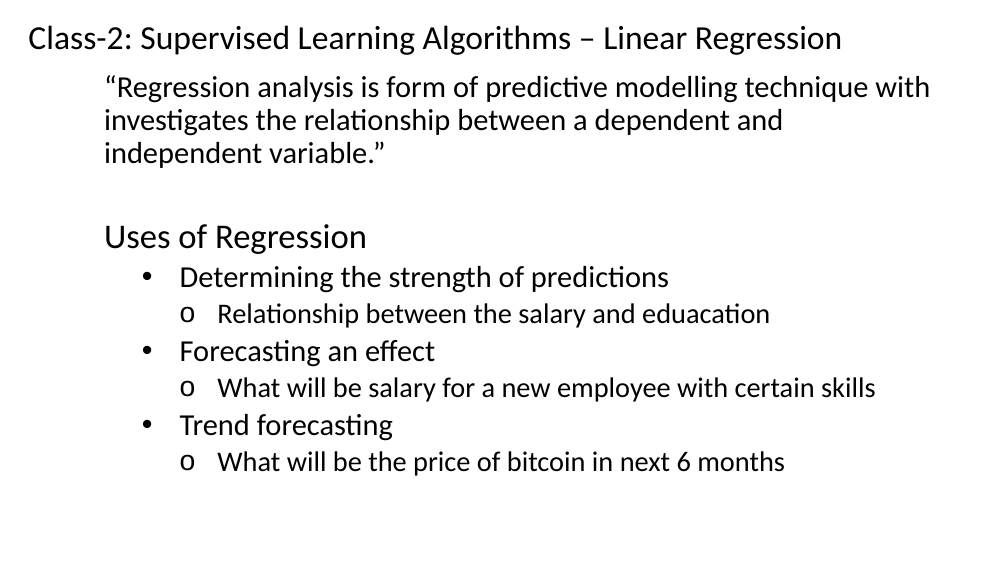
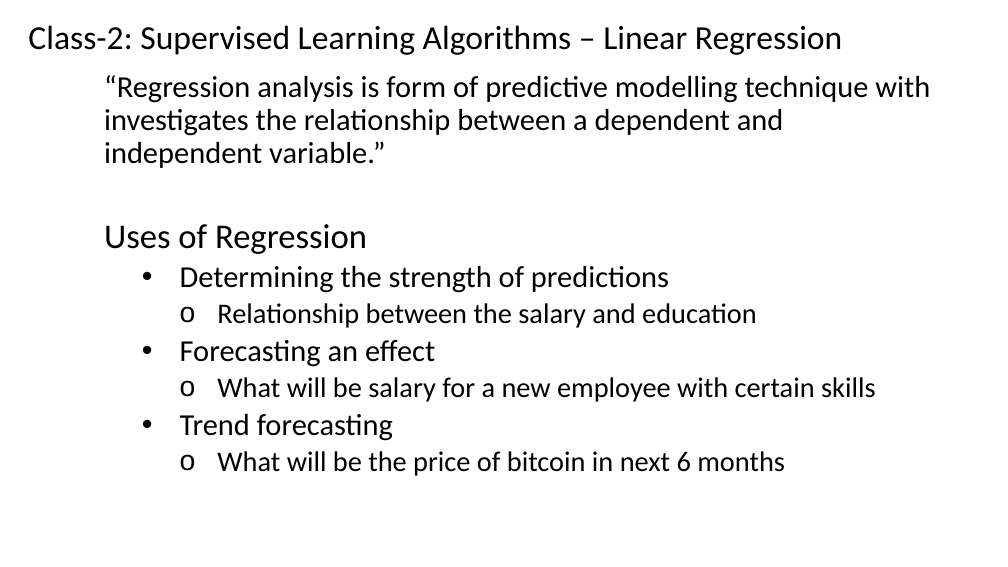
Before and after one commit to renshan2/accesspy, a slide deck: slide 32 of AI-ML-DL/Machine Learning.pptx. Drawn at 1008x567 pixels with LibreOffice and Linux fonts; fonts in the diff are those of the drawing. Boxes give left, top, right and bottom in pixels: in the first picture for what was removed or moved away, otherwise in the second. Text is boxed around its words. In the diff, an @@ line names an element or a change of style, - is before the commit and + after.

```diff
--- a/AI-ML-DL/Machine Learning.pptx
+++ b/AI-ML-DL/Machine Learning.pptx
@@ subtitle at (217, 303, 757, 328): text changed @@
-    o Relationship between the salary and eduacation
+    o Relationship between the salary and education
```
Also in this commit, not shown: 1 other slide changed, 15 other files.
